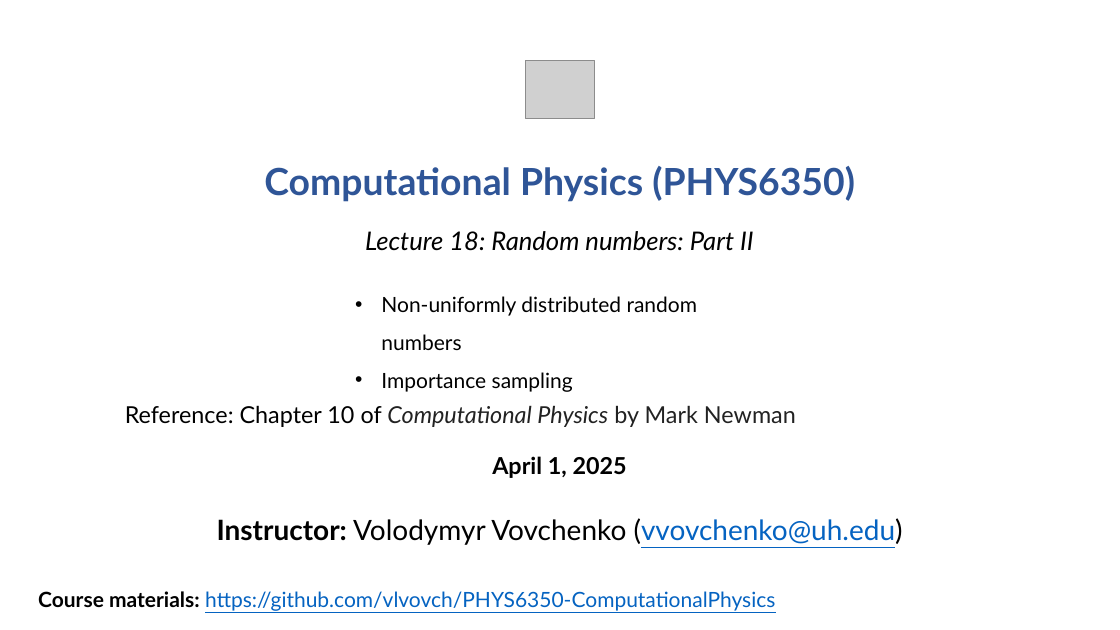
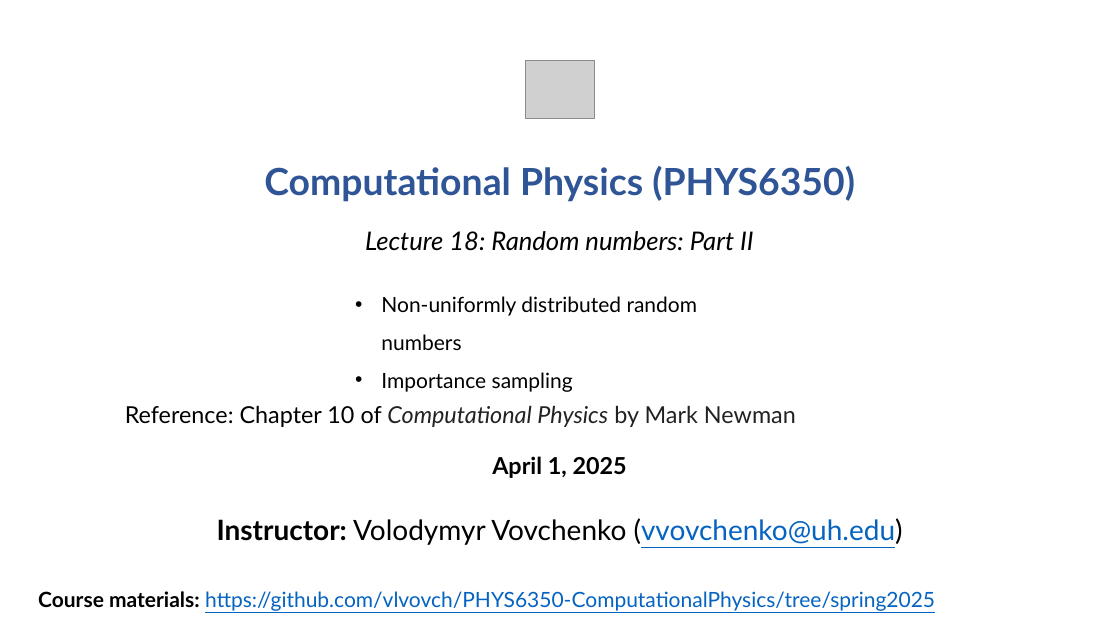
Before and after one commit to vlvovch/PHYS6350-ComputationalPhysics, a slide deck: slide 1 of slides/Lecture18-04-01-25-RandomNumbers-2.pptx. Drawn at 1120x630 pixels with LibreOffice and Linux fonts; fonts in the diff are those of the drawing; grey boxes stand for pictures. Boxes give left, top, right and bottom in pixels: in the first picture for what was removed or moved away, otherwise in the second. Text is boxed around its words. In the diff, an @@ line names an element or a change of style, - is before the commit and + after.

Commit message:
Lectures 17-20

```diff
--- a/slides/Lecture18-04-01-25-RandomNumbers-2.pptx
+++ b/slides/Lecture18-04-01-25-RandomNumbers-2.pptx
@@ text at (38, 591, 935, 611): text changed @@
-Course materials: https://github.com/vlvovch/PHYS6350-ComputationalPhysics
+Course materials: https://github.com/vlvovch/PHYS6350-ComputationalPhysics/tree/spring2025
```
Also in this commit, not shown: 1 other slide changed, 11 other files.
